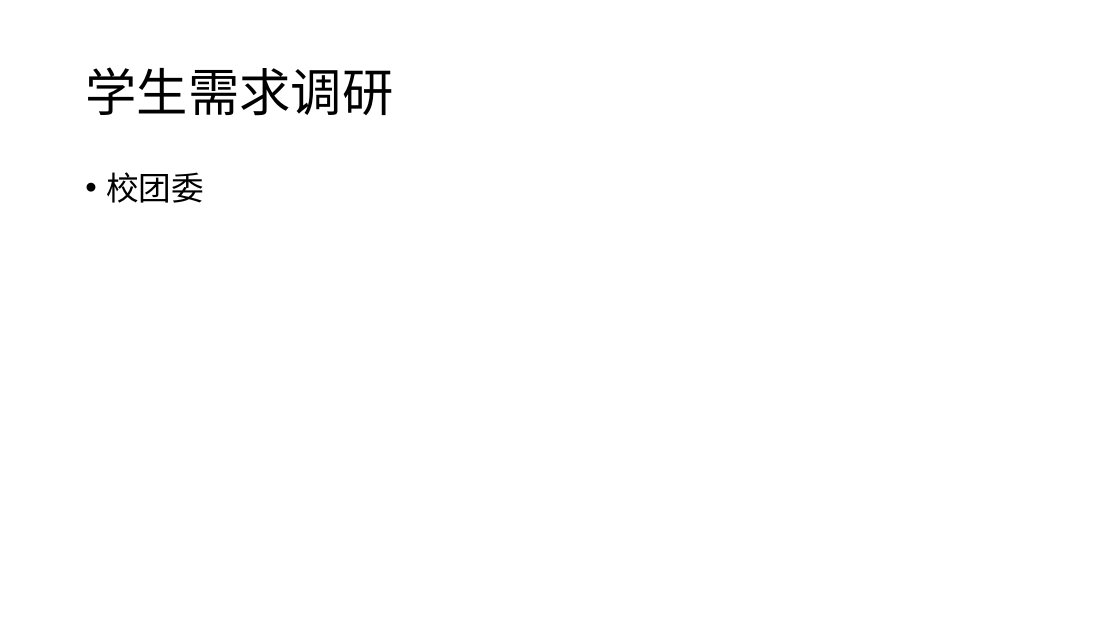
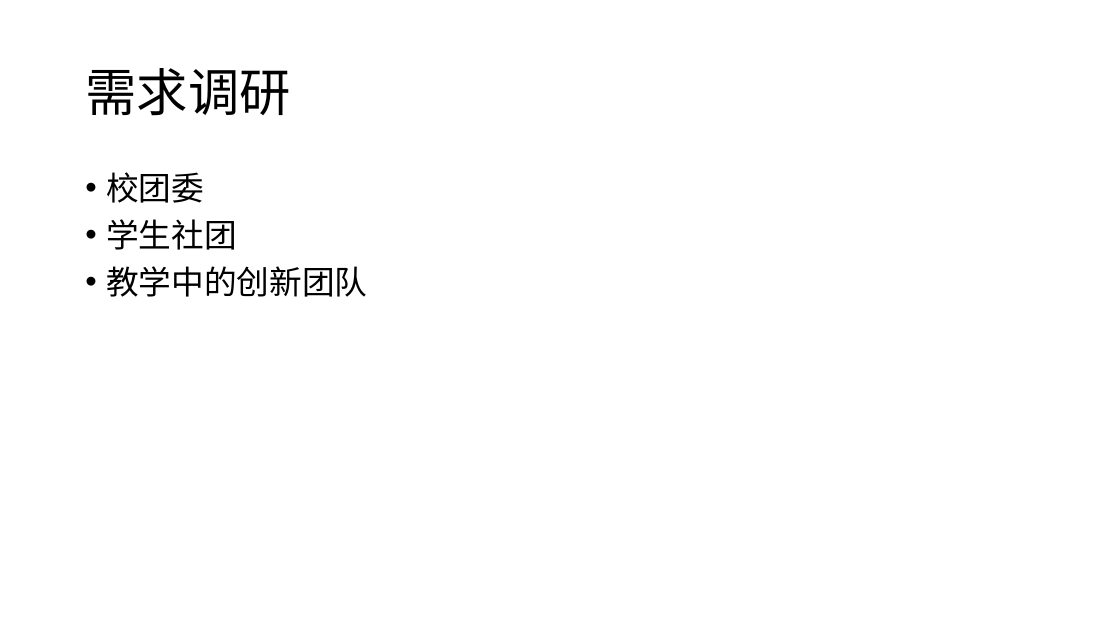
Before and after one commit to woodyme/i.center_my_workzone, a slide deck: slide 4 of 训练中心创客交叉融合空间建设/中心项目申请/中期汇报.pptx (slide 5 before the commit). Drawn at 1120x630 pixels with LibreOffice and Linux fonts; fonts in the diff are those of the drawing. Boxes give left, top, right and bottom in pixels: in the first picture for what was removed or moved away, otherwise in the second. Text is boxed around its words. In the diff, an @@ line names an element or a change of style, - is before the commit and + after.

```diff
--- a/训练中心创客交叉融合空间建设/中心项目申请/中期汇报.pptx
+++ b/训练中心创客交叉融合空间建设/中心项目申请/中期汇报.pptx
@@ title at (85,68,290,116): text changed @@
-学生需求调研
+需求调研
@@ text at (106,219,367,297): paragraphs added @@
+• 学生社团
+• 教学中的创新团队
```
Also in this commit, not shown: 3 other slides changed, 8 other files.
